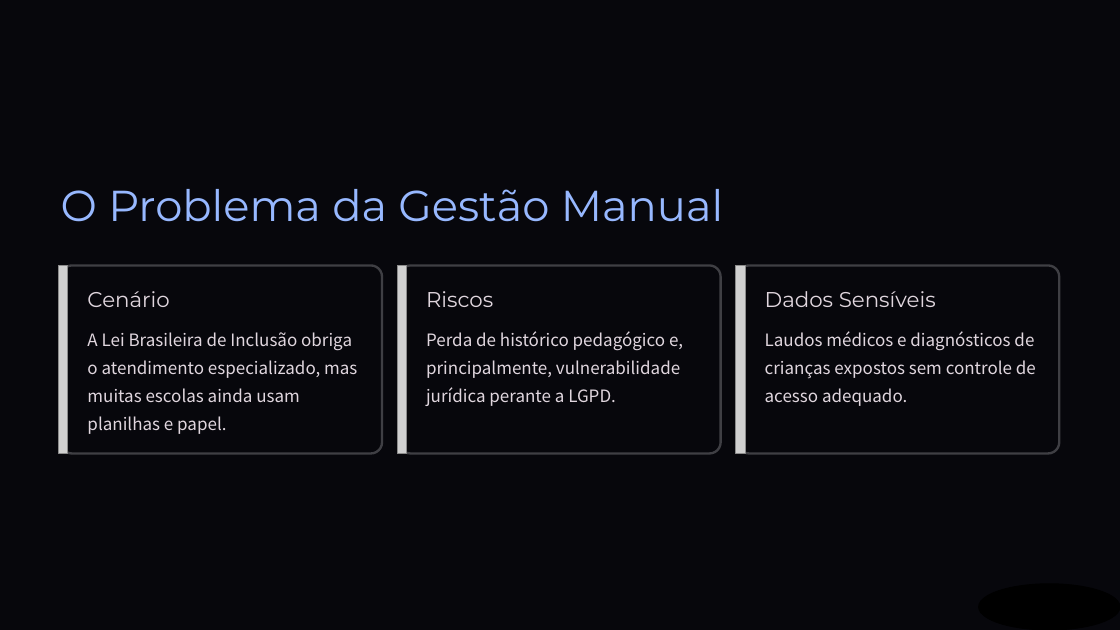
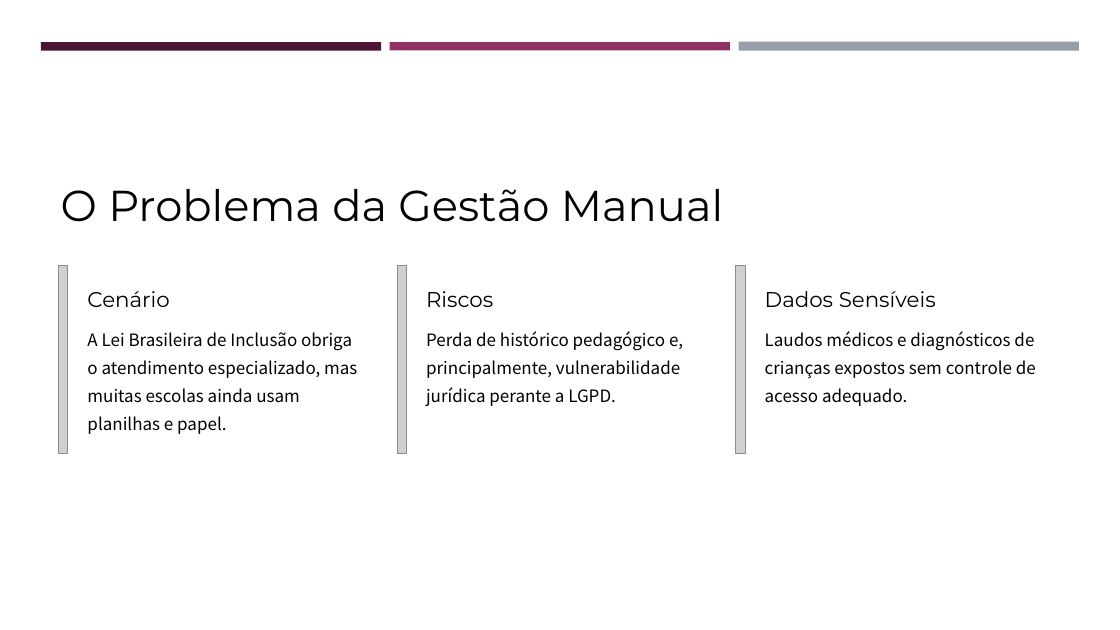
Before and after one commit to z12guilherme/gestao_atipicos, a slide deck: slide 2 of tcc/TCC - Slides.pptx. Drawn at 1120x630 pixels with LibreOffice and Linux fonts; fonts in the diff are those of the drawing; grey boxes stand for pictures; background and template pictures are left out; a plain dark background stands for a picture behind light text. Boxes give left, top, right and bottom in pixels: in the first picture for what was removed or moved away, otherwise in the second. Text is boxed around its words. In the diff, an @@ line names an element or a change of style, - is before the commit and + after.

```diff
--- a/tcc/TCC - Slides.pptx
+++ b/tcc/TCC - Slides.pptx
@@ background picture (left out) to #FFFFFF @@
@@ rectangle removed at [0, 0, 1120, 630] @@
@@ rectangle added at [41, 42, 382, 50], fill #4D1434 @@
@@ rectangle added at [390, 42, 730, 50], fill #903163 @@
@@ rectangle added at [738, 42, 1079, 51], fill #969FA7 @@
@@ text "O Problema da Gestão Manual" at [61, 189, 723, 222]: text colour #97B8FF to #000000 @@
@@ rounded rectangle removed at [61, 265, 382, 454] @@
@@ rounded rectangle removed at [400, 265, 721, 454] @@
@@ rounded rectangle removed at [738, 265, 1059, 454] @@
@@ text colour #E0D6DE to #000000 in 6 elements at [87, 291, 169, 307], [87, 332, 357, 434], [426, 291, 493, 307], [426, 331, 683, 406], [765, 291, 936, 307], [765, 331, 1036, 406] @@
@@ ellipse removed at [979, 584, 1120, 630] @@
```
Also in this commit, not shown: 11 other slides changed, 1 other file.
